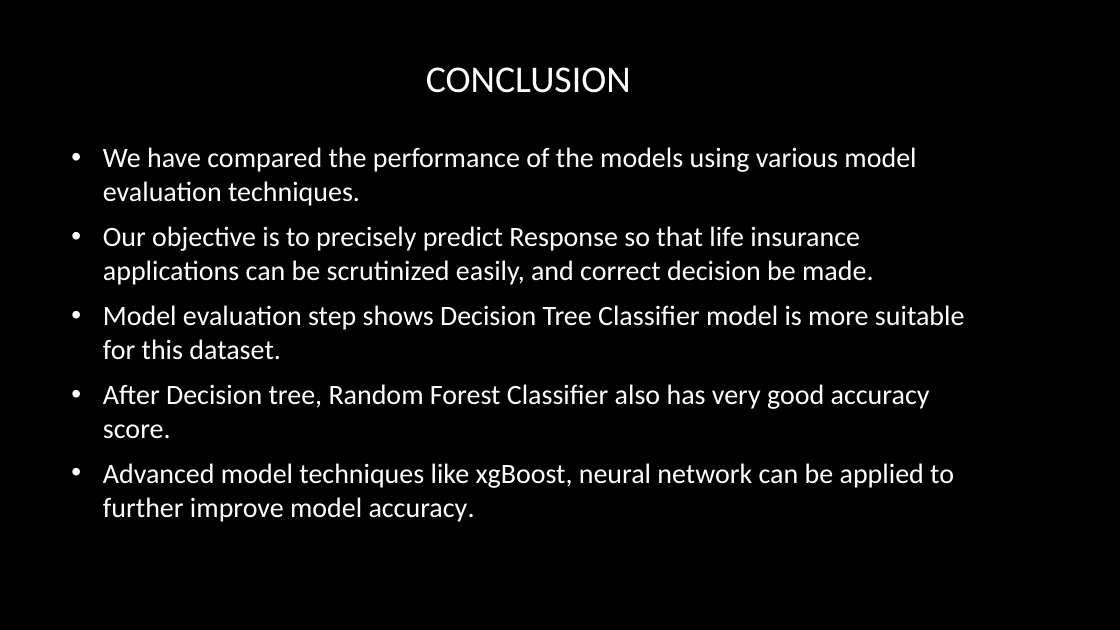
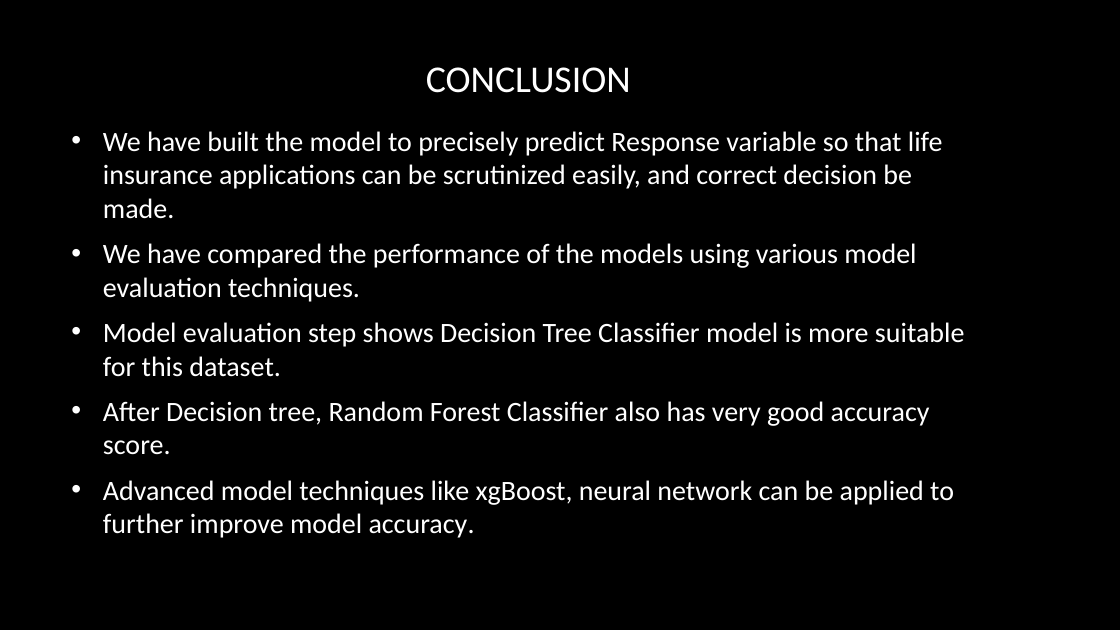
Before and after one commit to rajgupta-github/MachineLearning-with-Python, a slide deck: slide 16 of projects/PrudentialInsurancePrediction/MLFoundation Project - Insurance risk prediction.pptx. Drawn at 1120x630 pixels with LibreOffice and Linux fonts; fonts in the diff are those of the drawing; background and template pictures are left out. Boxes give left, top, right and bottom in pixels: in the first picture for what was removed or moved away, otherwise in the second. Text is boxed around its words. In the diff, an @@ line names an element or a change of style, - is before the commit and + after.

```diff
--- a/projects/PrudentialInsurancePrediction/MLFoundation Project - Insurance risk prediction.pptx
+++ b/projects/PrudentialInsurancePrediction/MLFoundation Project - Insurance risk prediction.pptx
@@ text at (103,131,943,219): paragraph added @@
+• We have built the model to precisely predict Response variable so that life insurance applications can be scrutinized easily, and correct decision be made.
@@ text at (103,226,873,285): paragraph removed @@
-• Our objective is to precisely predict Response so that life insurance applications can be scrutinized easily, and correct decision be made.
```
Also in this commit, not shown: 1 other slide changed, 5 other files.
